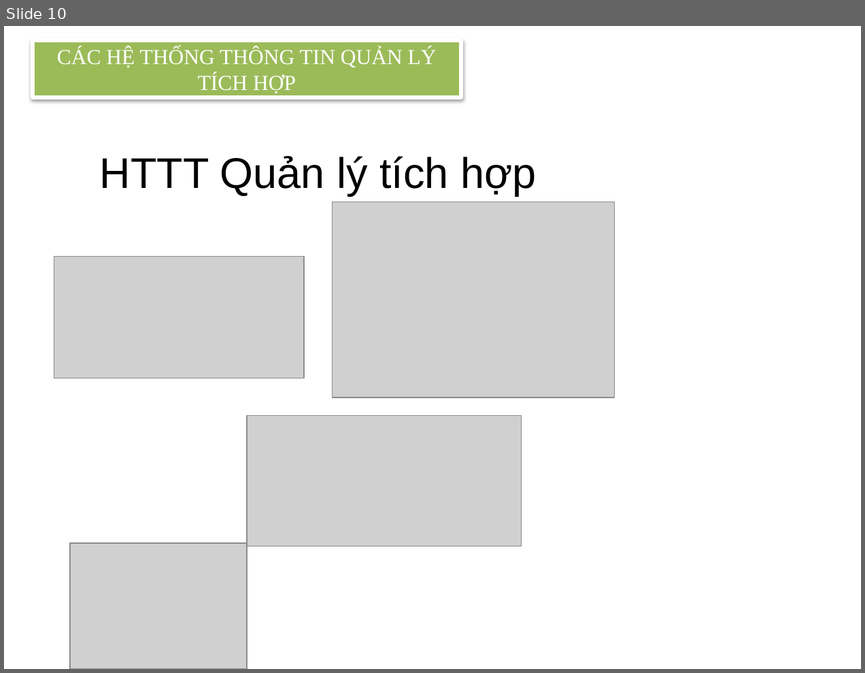
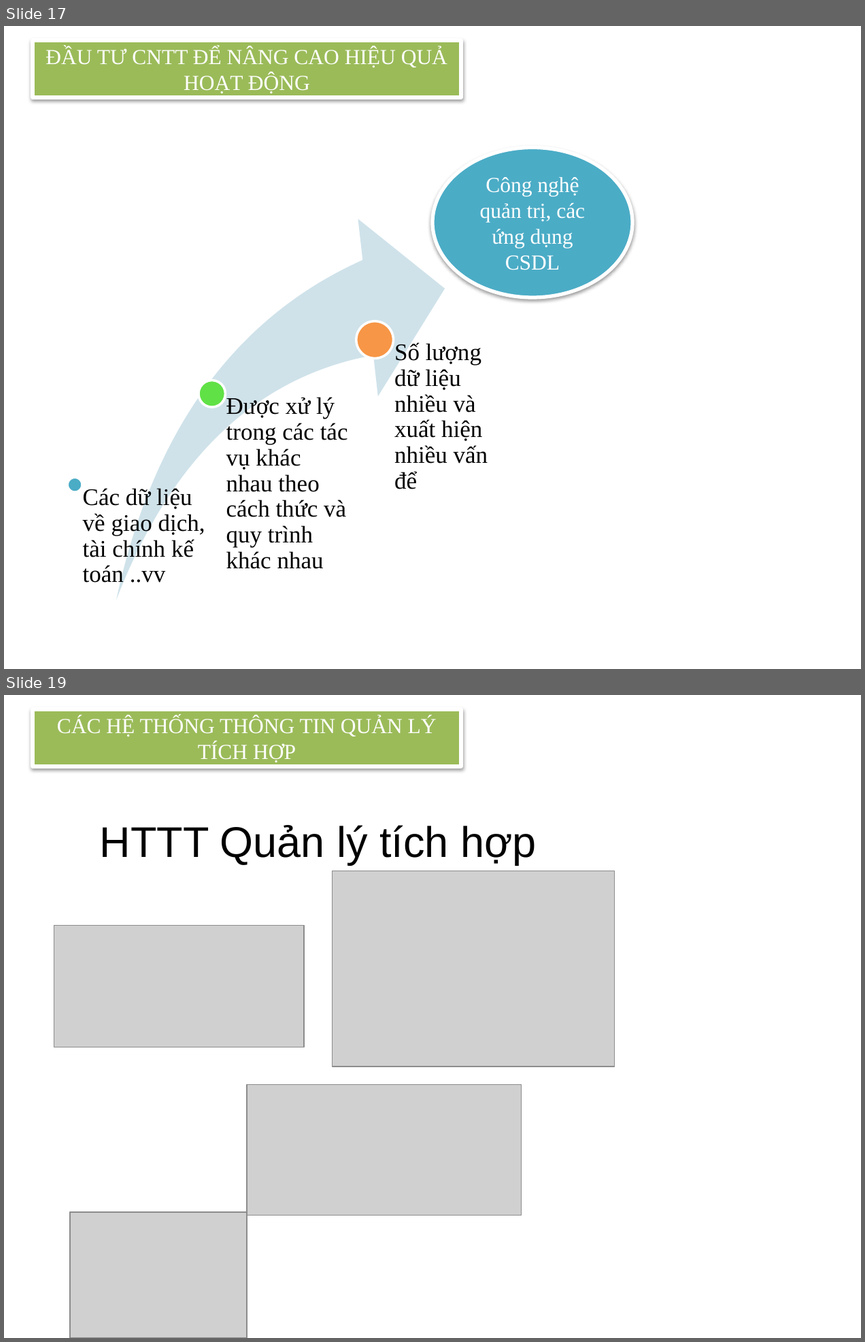
Before and after one commit to ngcdai/phattrienungdungweb, a slide deck: fullkoche.pptx. Shown one above the other, each under a label of ours: slide 10 before the commit, slides 17 and 19 after it; the slides between them are not shown. The pictures are 865x673 and 865x1342 pixels, drawn with LibreOffice and Linux fonts; fonts in the diff are those of the drawing; grey boxes stand for pictures; background and template pictures are left out. Boxes give left, top, right and bottom in pixels: in the first picture for what was removed or moved away, otherwise in the second. Text is boxed around its words. In the diff, an @@ line names an element or a change of style, - is before the commit and + after.

```diff
--- a/fullkoche.pptx
+++ b/fullkoche.pptx
@@ slide 17 added at (4, 26, 861, 669), background picture (left out) @@
@@ rectangle added at (33, 40, 461, 98), fill #9BBB59, outline #FFFFFF 3 pt, 18 pt, text #FFFFFF @@
+ĐẦU TƯ CNTT ĐỂ NÂNG CAO HIỆU QUẢ HOẠT ĐỘNG
@@ ellipse added at (432, 148, 632, 297), fill #4BACC6, outline #FFFFFF 3 pt, 18 pt, text #FFFFFF @@
+Công nghệ quản trị, các ứng dụng CSDL
@@ group added at (67, 219, 488, 599): 3 ellipses, 3 texts, 1 swoosh arrow @@
+Các dữ liệu về giao dịch, tài chính kế toán ..vv
+Được xử lý trong các tác vụ khác nhau theo cách thức và quy trình khác nhau
+Số lượng dữ liệu nhiều và xuất hiện nhiều vấn để
@@ what was slide 10 is now slide 19 @@
```
Also in this commit, not shown: 5 slides changed, 8 other slides added.
